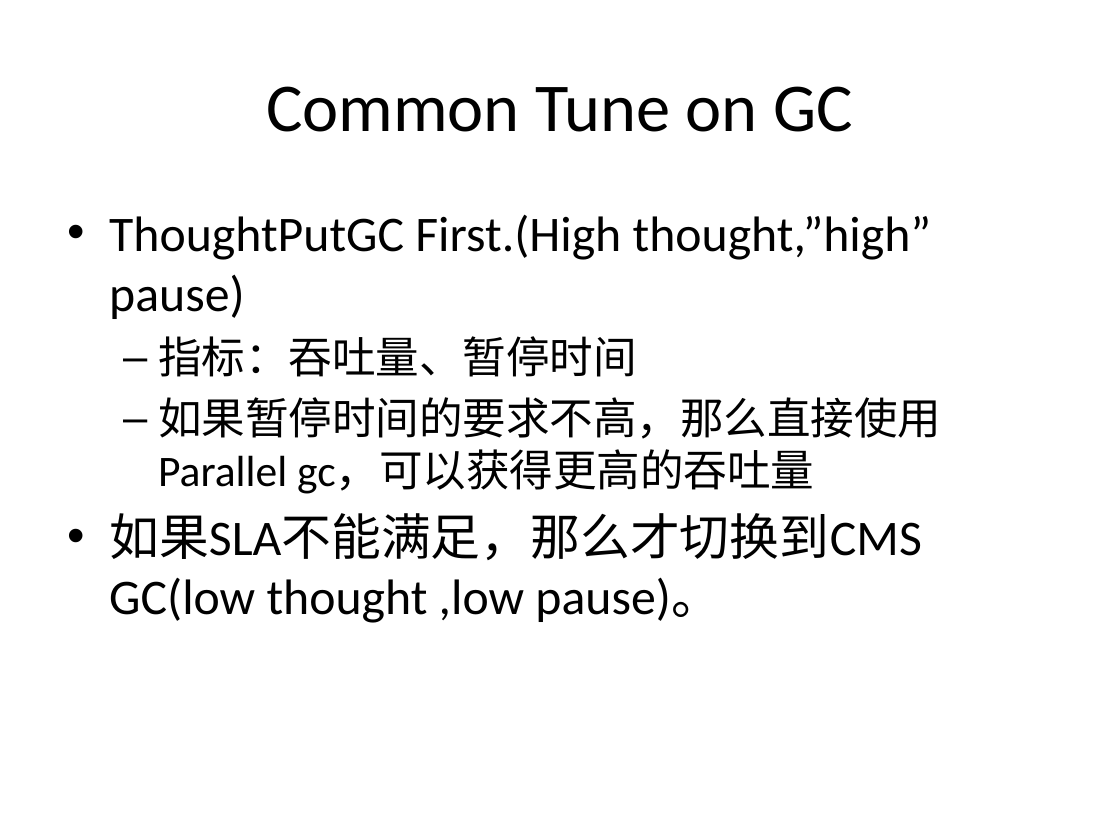
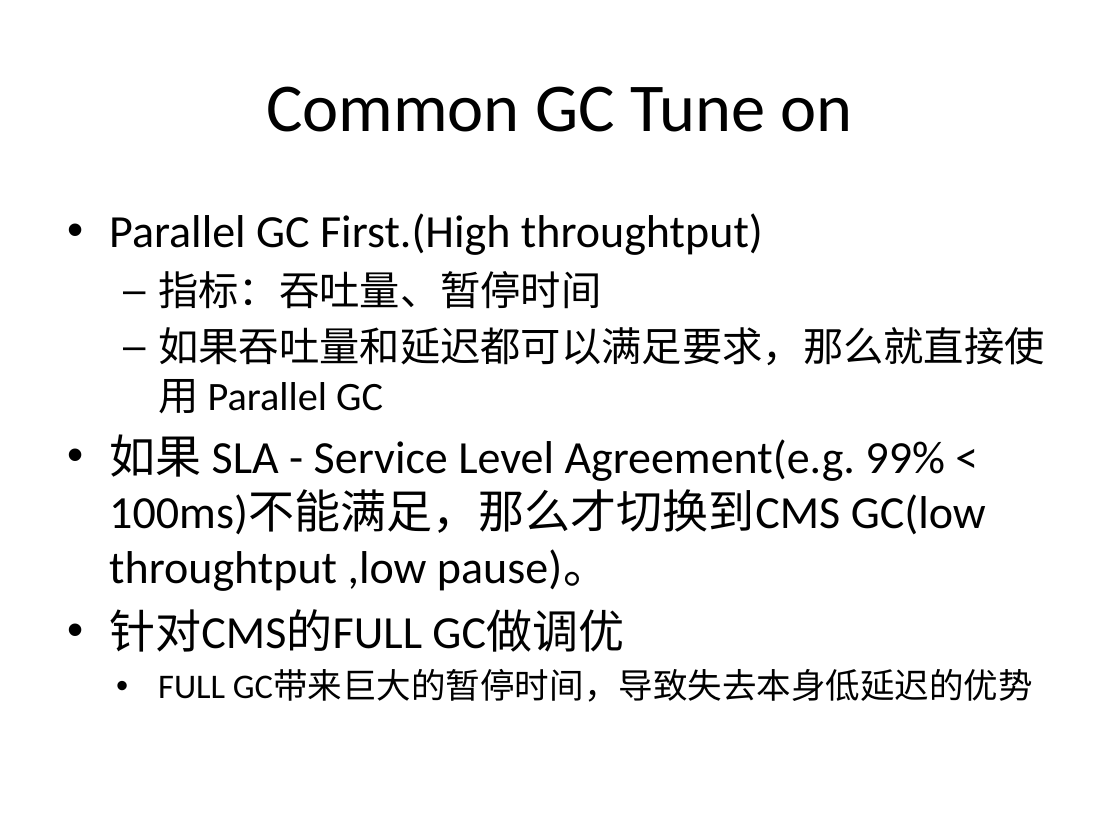
Before and after one commit to cyberdak/gc-hotspotgc, a slide deck: slide 29 of Garbage Collector persent.pptx (slide 16 before the commit). Drawn at 1120x840 pixels with LibreOffice and Linux fonts; fonts in the diff are those of the drawing. Boxes give left, top, right and bottom in pixels: in the first picture for what was removed or moved away, otherwise in the second. Text is boxed around its words. In the diff, an @@ line names an element or a change of style, - is before the commit and + after.

```diff
--- a/Garbage Collector persent.pptx
+++ b/Garbage Collector persent.pptx
@@ title at (266,86,853,132): text changed @@
-Common Tune on GC
+Common GC Tune on
@@ text at (109,213,763,255): text changed; size 32 to 29.6 pt @@
-• ThoughtPutGC First.(High thought,”high” pause)
+• Parallel GC First.(High throughtput)
@@ text at (158,271,601,309): size 28 to 25.9 pt in "指标：吞吐量、暂停时间" @@
@@ text at (109,327,1045,702): text changed; size 32 to 29.6 pt @@
-  – 如果暂停时间的要求不高，那么直接使用Parallel gc，可以获得更高的吞吐量
-  • 如果SLA不能满足，那么才切换到CMS GC(low thought ,low pause)。
+  – 如果吞吐量和延迟都可以满足要求，那么就直接使用 Parallel GC
+  • 如果 SLA - Service Level Agreement(e.g. 99% < 100ms)不能满足，那么才切换到CMS GC(low throughtput ,low pause)。
+  • 针对CMS的FULL GC做调优
+    • FULL GC带来巨大的暂停时间，导致失去本身低延迟的优势
```
Also in this commit, not shown: 11 other slides changed, 16 slides added, 1 slide removed, 6 other files.
